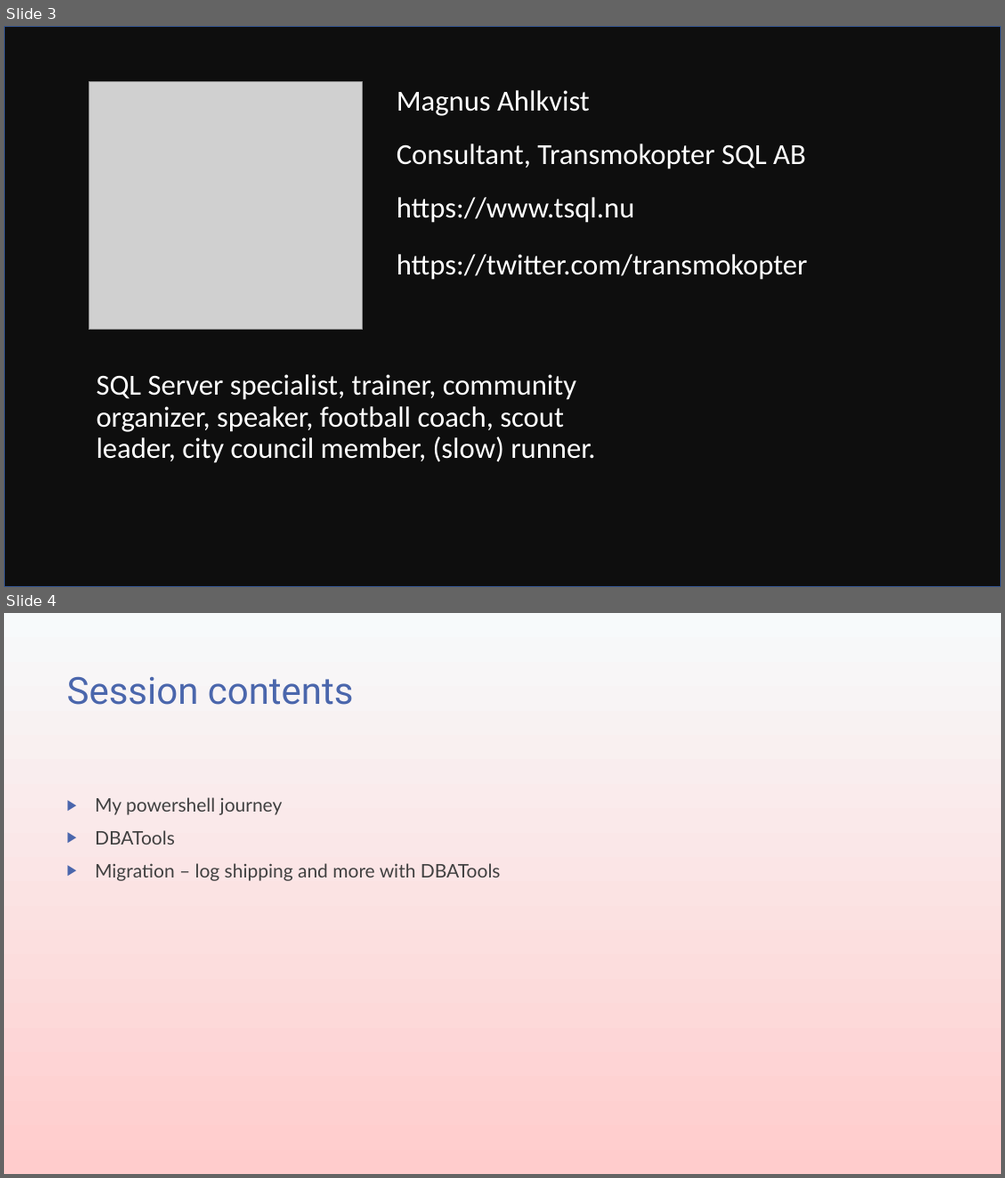
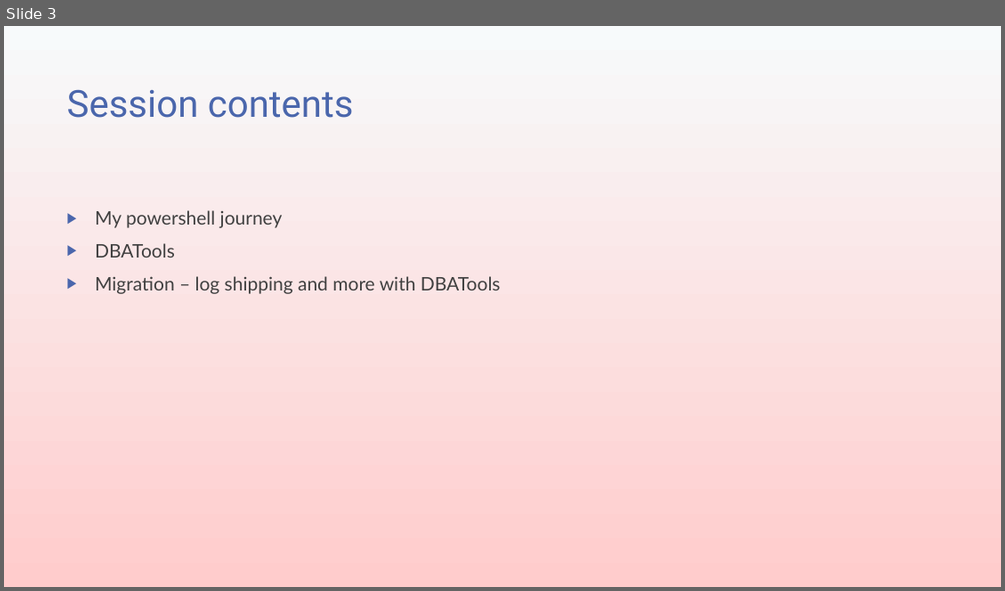
Before and after one commit to transmokopter/Presentations, a slide deck: ILoveDBATools/ILoveDBATools.pptx. Shown one above the other, each under a label of ours: slides 3 and 4 before the commit, slide 3 after it. The pictures are 1005x1178 and 1005x591 pixels, drawn with LibreOffice and Linux fonts; fonts in the diff are those of the drawing; grey boxes stand for pictures; background and template pictures are left out; a plain dark background stands for a picture behind light text. Boxes give left, top, right and bottom in pixels: in the first picture for what was removed or moved away, otherwise in the second. Text is boxed around its words. In the diff, an @@ line names an element or a change of style, - is before the commit and + after.

```diff
--- a/ILoveDBATools/ILoveDBATools.pptx
+++ b/ILoveDBATools/ILoveDBATools.pptx
@@ slide 3 removed at box(4, 26, 1001, 587), background picture (left out) @@
@@ rectangle removed at box(4, 26, 1001, 587) @@
@@ picture removed at box(89, 82, 362, 329) @@
@@ text removed at box(396, 90, 590, 116) @@
-Magnus Ahlkvist
@@ text removed at box(396, 143, 806, 169) @@
-Consultant, Transmokopter SQL AB
@@ text removed at box(396, 197, 635, 223) @@
-https://www.tsql.nu
@@ text removed at box(396, 254, 808, 280) @@
-https://twitter.com/transmokopter
@@ text removed at box(97, 374, 595, 463) @@
-SQL Server specialist, trainer, community organizer, speaker, football coach, scout leader, city council member, (slow) runner.
@@ what was slide 4 is now slide 3 @@
```
Also in this commit, not shown: 8 slides changed, 1 slide added, 2 other slides removed, 2 other files.
